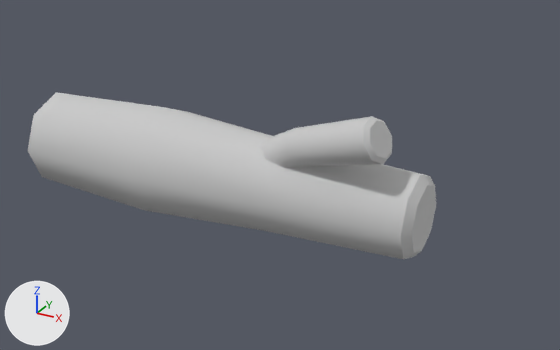
The FBX model Ressources/Assets_deco/WoodStick4.fbx: old version first, new version second.
One viewpoint serves both versions: a 50 mm camera at (0.799, -1.196, 0.582) aimed at (0.133, 0.017, -0.025). The axes (+X, +Y, +Z) are drawn at lower left. The lights are the same throughout.

In view in the first picture: 'WoodStick4'.
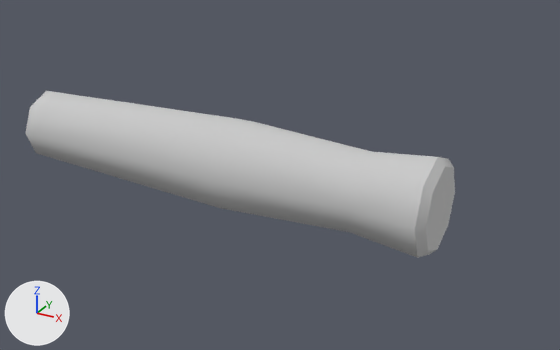
Boxes [x1, y1, x2, y2] around the edits, measured in the pictures (560 x 350 px):
'WoodStick4', reshaped, moved: before [28, 92, 436, 259]; after [26, 91, 455, 258]
part 1 of me_mesh, rebuilt: before [28, 92, 436, 259]; after [26, 91, 455, 258]
part 2 of me_mesh, deleted: before [260, 116, 392, 168]

Diff of the bpy script that builds the scene:
```diff
--- a/Ressources/Assets_deco/WoodStick4.fbx.py
+++ b/Ressources/Assets_deco/WoodStick4.fbx.py
@@ me_mesh @@
 # used by ob_woodstick4; location = (0.0, 0.0, 0.0)
-me_mesh.from_pydata(...)  # 83 vertices, 76 faces; spans x -0.433..0.433, y -0.115..0.115, z -0.154..0.154
+me_mesh.from_pydata(...)  # 51 vertices, 48 faces; spans x -0.461..0.62, y -0.095..0.095, z -0.095..0.095
+# me_mesh part 1: the loose piece of 50 vertices spanning x -0.433..0.433, y -0.115..0.115, z -0.154..0.077 is rebuilt with 50 vertices and now spans x -0.461..0.461, y -0.095..0.095, z -0.095..0.095
+# me_mesh part 2: the loose piece of 33 vertices spanning x 0.072..0.382, y -0.103..0.056, z -0.048..0.154 is deleted
 me_mesh.materials.append(mat_material__47)
@@ ob_woodstick4 @@
 ob_woodstick4 = bpy.data.objects.new('WoodStick4', me_mesh)
-ob_woodstick4.location = (0.0, 0.0, 0.0)
+ob_woodstick4.location = (0.0, 0.0, -0.013)
```
